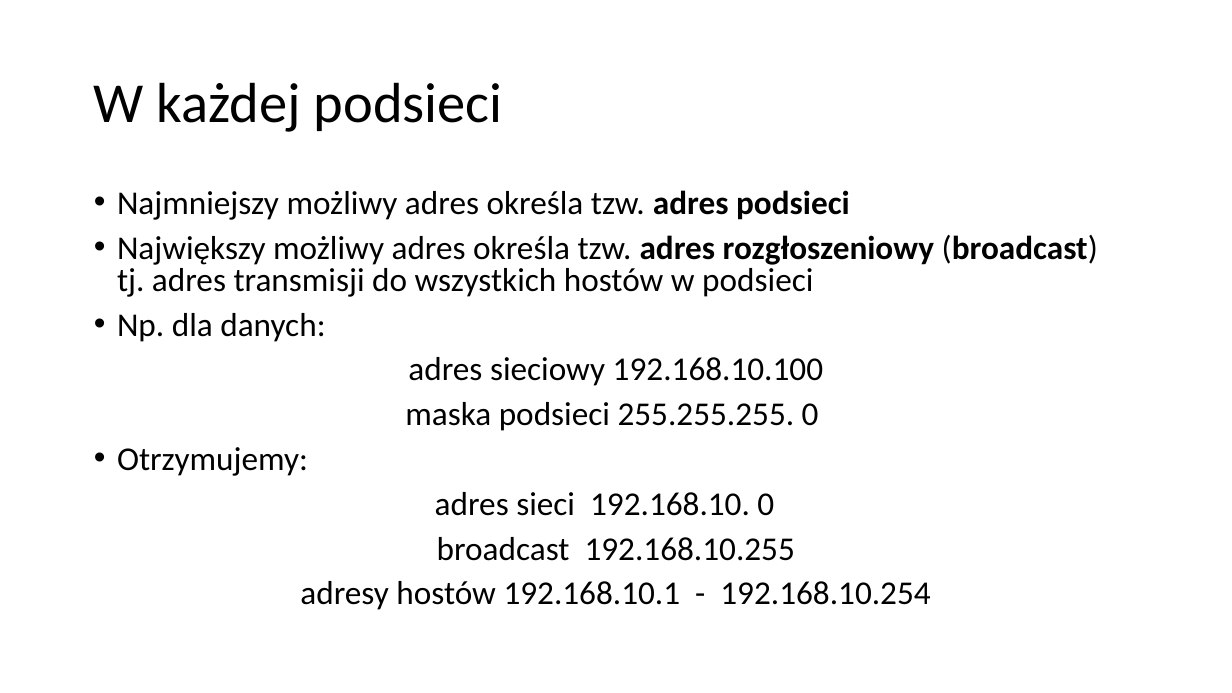
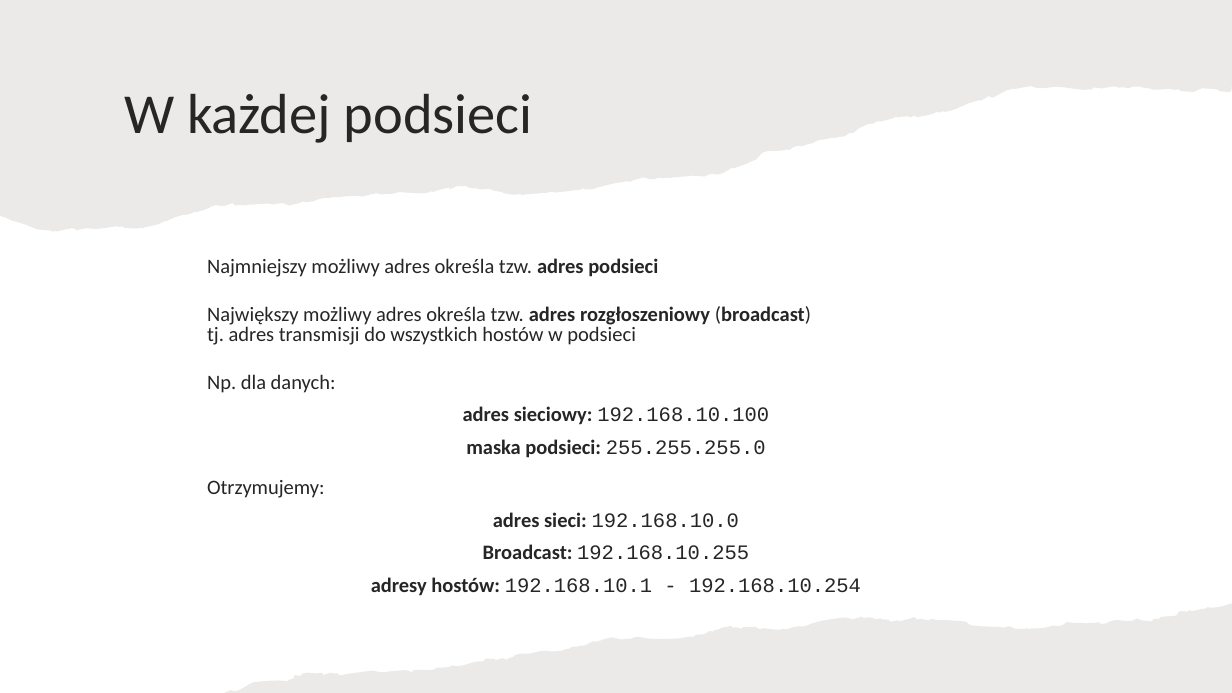
Before and after one commit to blackbat13/cs-lut, a slide deck: slide 7 of Sieci komputerowe/Adresy sieciowe.pptx. Drawn at 1232x693 pixels with LibreOffice and Linux fonts; fonts in the diff are those of the drawing. Boxes give left, top, right and bottom in pixels: in the first picture for what was removed or moved away, otherwise in the second. Text is boxed around its words. In the diff, an @@ line names an element or a change of style, - is before the commit and + after.

```diff
--- a/Sieci komputerowe/Adresy sieciowe.pptx
+++ b/Sieci komputerowe/Adresy sieciowe.pptx
@@ freeform shape added at box(0, 0, 1232, 232), fill #82766A at 15% opacity @@
@@ title "W każdej podsieci": place and size @@
-title "W każdej podsieci" at box(94, 82, 503, 132)
+title "W każdej podsieci" at box(124, 93, 533, 143)
@@ title "W każdej podsieci" at box(124, 93, 533, 143): text colour #000000 to #262626 @@
@@ text "Najmniejszy możliwy adres określa tzw. ...": place and size @@
-text "Najmniejszy możliwy adres określa tzw. ..." at box(117, 190, 1098, 610)
+text "Najmniejszy możliwy adres określa tzw. ..." at box(207, 258, 861, 596)
@@ text "Najmniejszy możliwy adres określa tzw. ..." at box(207, 258, 861, 596): vertical alignment top to middle @@
@@ text at box(207, 258, 811, 498): size 25.9 to 16 pt, text colour #000000 to #262626 in "Najmniejszy możliwy adres określa tzw. adres podsieci", "Największy możliwy adres określa tzw. adres rozgłoszeniowy ...", "Np. dla danych:", "Otrzymujemy:"; bullet • to none; more space between paragraphs @@
@@ text at box(463, 406, 769, 458): text changed; size 25.9 to 16 pt; text colour #000000 to #262626; bold on @@
-adres sieciowy 192.168.10.100
-maska podsieci 255.255.255. 0
+adres sieciowy: 192.168.10.100
+maska podsieci: 255.255.255.0
@@ text at box(371, 512, 861, 596): text changed; size 25.9 to 16 pt; font Calibri to Courier New; text colour #000000 to #262626 @@
-adres sieci 192.168.10. 0
-broadcast 192.168.10.255
-adresy hostów 192.168.10.1 - 192.168.10.254
+adres sieci: 192.168.10.0
+Broadcast: 192.168.10.255
+adresy hostów: 192.168.10.1 - 192.168.10.254
@@ freeform shape added at box(225, 604, 1232, 693), fill #82766A at 15% opacity @@
```
Also in this commit, not shown: 8 other slides changed, 1 slide added, 1 slide removed, 4 other files.
